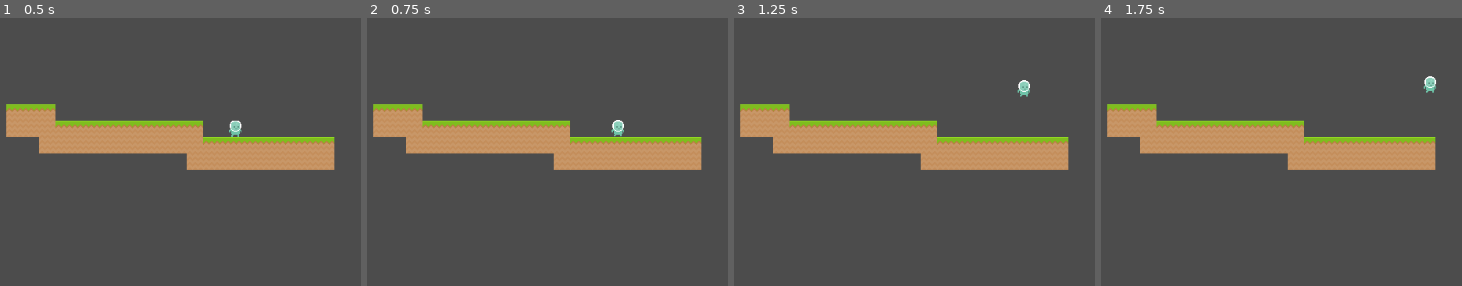
Above: before the commit, frames 1-4 (left to right).
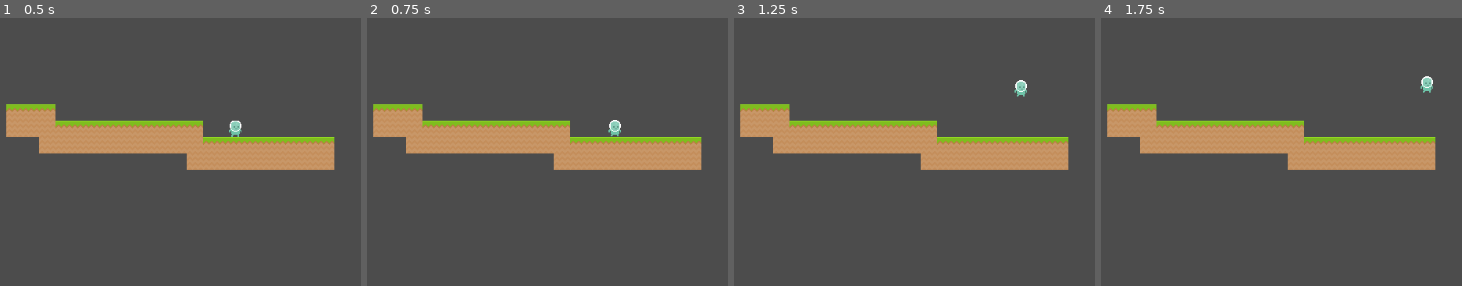
Above: after the commit, the same moments.

Repository: ItsSeaJay/montblanc-platinum
Game: Godot game, scene res://Main.tscn
The game is run twice, just before and just after one commit, with the same random seed, the same clock (stepped at 60 frames per second) and the same inputs.
Inputs:
- Up to frame 1 (0.5 s): no input
- Up to frame 2 (0.75 s): hold Right (ui_right) from 0.53 s (still down)
- Up to frame 3 (1.25 s): keep holding Right (ui_right); tap Space (ui_select) at 0.77 s
- Up to frame 4 (1.75 s): keep holding Right (ui_right); tap Space (ui_select) at 1.52 s

Frame 1 is identical in both runs. In frame 2, 0.2% of the frame differs, in the area x 66-72%, y 38-45%; in frame 3, 0.2%; in frame 4, 0.2%, in the area x 88-93%, y 21-28%.

Commit message:
Add linear motion to player movement

Diff:
--- /dev/null
+++ b/autoload/Global.gd
@@ -0,0 +1,22 @@
+extends Node
+
+"""
+Moves 'a' towards 'b' by 'amount' and returns the result
+Nice because it will not overshoot 'b' and works with both positive and
+negative targets
+"""
+func approach(a, b, amount):
+	assert(amount > 0)
+
+	if a < b:
+		a += amount
+
+		if a > b:
+			return b
+	else:
+		a -= amount
+
+		if a < b:
+			return b
+
+	return a
--- a/player/Player.gd
+++ b/player/Player.gd
@@ -3,12 +3,13 @@
 export (int) var run_speed = 100
 export (int) var jump_speed = -400
 export (int) var gravity = 1200
+export (int) var acceleration = 1200
+export (int) var friction = 1200
 
 var velocity = Vector2()
 var jumping = false
 
-func get_input():
-	velocity.x = 0
+func _physics_process(delta):
 	var right = Input.is_action_pressed('ui_right')
 	var left = Input.is_action_pressed('ui_left')
 	var jump = Input.is_action_just_pressed('ui_select')
@@ -16,14 +17,17 @@
 	if jump and is_on_floor():
 		jumping = true
 		velocity.y = jump_speed
+
 	if right:
-		velocity.x += run_speed
-	if left:
-		velocity.x -= run_speed
+		velocity.x = Global.approach(velocity.x, run_speed, acceleration * delta)
+	elif left:
+		velocity.x = Global.approach(velocity.x, -run_speed, acceleration * delta)
+	else:
+		velocity.x = Global.approach(velocity.x, 0, friction * delta)
 
-func _physics_process(delta):
-	get_input()
 	velocity.y += gravity * delta
+
 	if jumping and is_on_floor():
 		jumping = false
+
 	velocity = move_and_slide(velocity, Vector2(0, -1))
--- a/project.godot
+++ b/project.godot
@@ -18,6 +18,10 @@
 config/name="Montblanc Platinum"
 run/main_scene="res://Main.tscn"
 config/icon="res://icon.png"
+
+[autoload]
+
+Global="*res://autoload/Global.gd"
 
 [importer_defaults]
 
